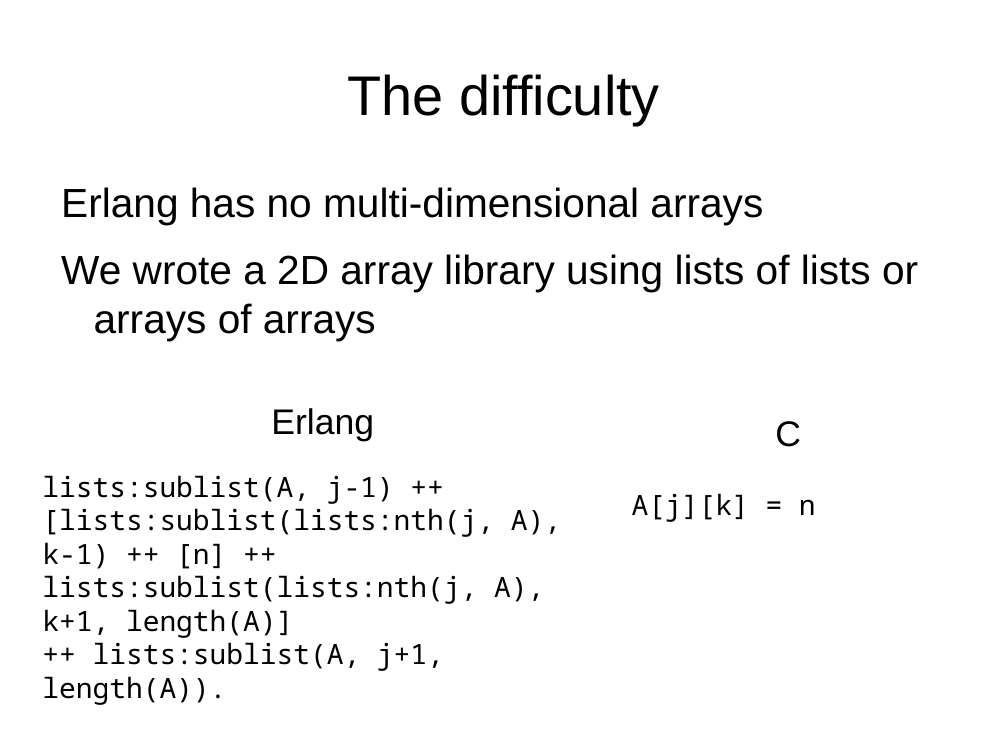
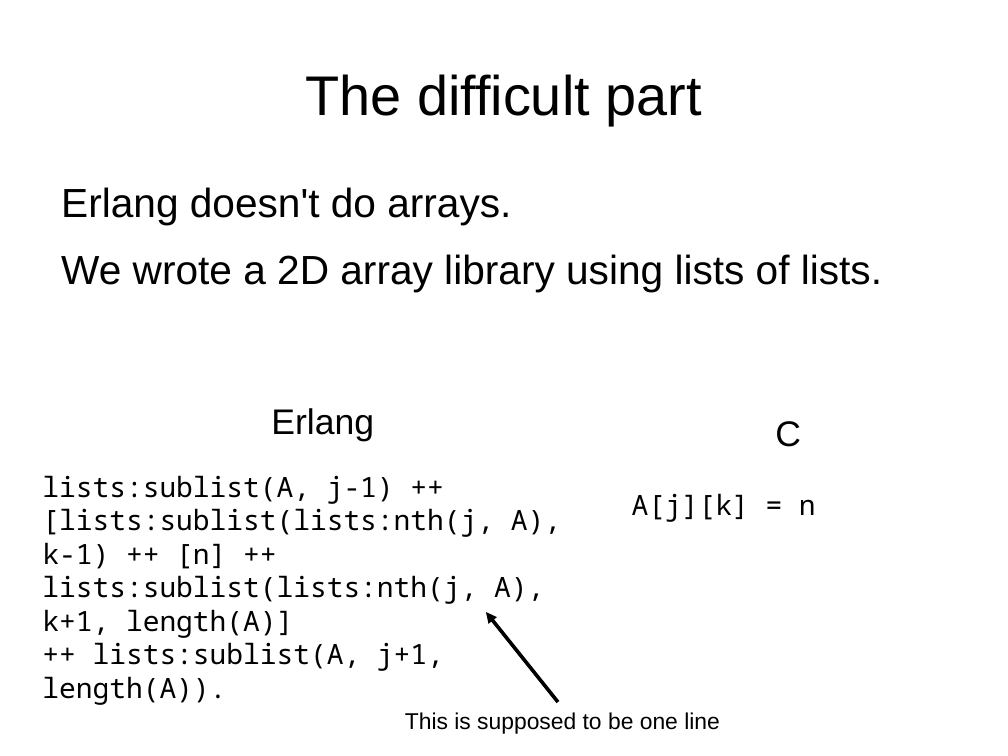
Before and after one commit to FractalDesigns/cowichan-1, a slide deck: slide 18 of miscellaneous/2010-12/slides.odp (slide 16 before the commit). Drawn at 1008x756 pixels with LibreOffice and Linux fonts; fonts in the diff are those of the drawing; background and template pictures are left out. Boxes give left, top, right and bottom in pixels: in the first picture for what was removed or moved away, otherwise in the second. Text is boxed around its words. In the diff, an @@ line names an element or a change of style, - is before the commit and + after.

```diff
--- a/miscellaneous/2010-12/slides.odp
+++ b/miscellaneous/2010-12/slides.odp
@@ title at <box>306,74,701,125</box>: text changed @@
-The difficulty
+The difficult part
@@ text at <box>61,187,882,292</box>: text changed @@
-Erlang has no multi-dimensional arrays
-We wrote a 2D array library using lists of lists or arrays of arrays
+Erlang doesn't do arrays.
+We wrote a 2D array library using lists of lists.
@@ arrow added from (558, 702) to (486, 612), #000000 2.83 pt @@
@@ text added at <box>405,712,720,734</box>, 18 pt, text #000000 @@
+This is supposed to be one line
```
Also in this commit, not shown: 11 other slides changed, 2 slides added, 2 slides removed, 3 other files.
